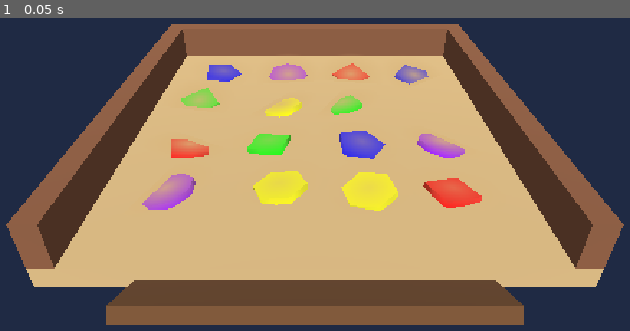
Above: before the commit, frame 1.
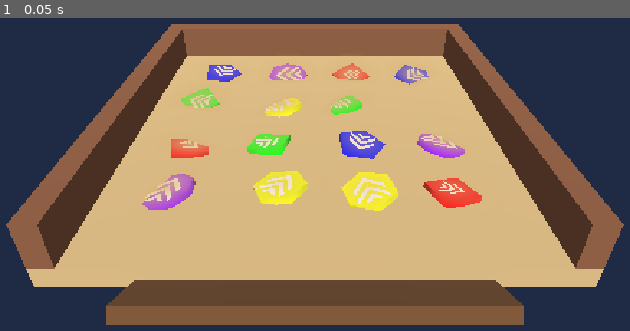
Above: after the commit, the same moment.

Repository: Sivush/DesertProject
Game: Godot game, scene res://1stScene.tscn
The game is run twice, just before and just after one commit, with the same random seed, the same clock (stepped at 60 frames per second) and the same inputs.
Inputs:
- Up to frame 1 (0.05 s): no input

The runs differ from the first frame. In frame 1, 1.1% of the frame differs, in the area x 23-74%, y 15-60%.

Commit message:
П

Diff:
--- a/main.gd
+++ b/main.gd
@@ -1,74 +1,125 @@
 extends Node3D
-
-const ITEM_SCENE = preload("res://Item.tscn")
-const ITEM_COUNT = 15
-const COLORS = [Color.RED, Color.GREEN, Color.BLUE, Color.YELLOW, Color.PURPLE]
-const DIG_HEIGHTS = [0.33, 0.28, 0.24]
-const DIG_TILTS = [0, 10, 15]
-const SEGMENTS = [3, 4, 5, 6, 8]
-
-const COVER_ALPHA = [0.0, 0.5, 0.85]
-
-@onready var shelf = $Shelf
-@onready var result_label = $UI/ResultLabel
-
-var items_left = ITEM_COUNT
-var game_over = false
+## Главный скрипт игры.
+## Создаёт плитки на поле, обрабатывает клики мыши и следит за победой и проигрышем.
+
+
+# ---------- НАСТРОЙКИ (числа можно менять здесь) ----------
+
+const ITEM_SCENE = preload("res://Item.tscn")  # шаблон одной плитки (сцена Item.tscn)
+const ITEM_COUNT = 15  # сколько плиток на уровне (должно делиться на 3 и на число типов)
+const COLORS = [Color.RED, Color.GREEN, Color.BLUE, Color.YELLOW, Color.PURPLE]  # цвет каждого типа
+const SEGMENTS = [3, 4, 5, 6, 8]  # число углов у формы каждого типа (3 = треугольник, 4 = ромб...)
+
+# Копание. Индекс в списках = сколько копаний осталось у плитки (0, 1 или 2).
+const DIG_HEIGHTS = [0.33, 0.28, 0.24]  # высота плитки: чем глубже, тем ниже в песке
+const DIG_TILTS = [0, 10, 15]  # наклон плитки в градусах: чем глубже, тем больше наклон
+const COVER_ALPHA = [0.0, 0.5, 0.85]  # плотность пыли сверху: 0 = пыли нет, 1 = полностью закрыто
+
+# Стрелка-указатель на плитке
+const ARROW_TEXTURE = preload("res://items/arrow_white.png")  # картинка стрелки
+const ARROW_SIZES = [0.7, 0.85, 0.95, 1.05, 1.15]  # размер стрелки для каждого типа (по форме плитки)
+
+
+# ---------- ССЫЛКИ НА УЗЛЫ СЦЕНЫ ----------
+
+@onready var shelf = $Shelf  # полка, на которую летят плитки (скрипт shelf.gd)
+@onready var result_label = $UI/ResultLabel  # надпись «Победа!» / «Вы проиграли»
+
+
+# ---------- СОСТОЯНИЕ ИГРЫ ----------
+
+var items_left = ITEM_COUNT  # сколько плиток ещё не собрано
+var game_over = false  # true, когда игра закончилась (победа или проигрыш)
+
+
+# ---------- СТАРТ УРОВНЯ ----------
 
 func _ready():
+	# Подписываемся на сигналы полки: когда она заполнилась и когда собралась тройка
 	shelf.shelf_full.connect(_on_shelf_full)
 	shelf.triple_removed.connect(_on_triple_removed)
 
+	# Делим поле на сетку 4x4 и перемешиваем клетки, чтобы плитки не лежали друг на друге
 	var cells = []
 	for gx in 4:
 		for gz in 4:
 			cells.append(Vector2(-3 + gx * 2, -3 + gz * 2))
 	cells.shuffle()
 
+	# Создаём плитки одну за другой
 	for i in ITEM_COUNT:
 		var item = ITEM_SCENE.instantiate()
 
+		# Тип плитки (0..4): определяет цвет, форму и размер стрелки. Типы идут по кругу,
+		# поэтому каждого типа ровно по 3 штуки (15 плиток / 5 типов)
 		var type = i % COLORS.size()
 		item.set_meta("type", type)
 
+		# Красим плитку и задаём ей форму
 		var material = StandardMaterial3D.new()
 		material.albedo_color = COLORS[type]
 		item.get_node("MeshInstance3D").material_override = material
 		item.get_node("MeshInstance3D").mesh = make_shape(type)
 
+		# Сколько копаний нужно плитке (1 или 2). Запоминаем в метаданных плитки
 		var digs = 1 + randi() % 2
 		item.set_meta("digs", digs)
+
+		# Плитка лежит неподвижно (без физики), пока её не отправят на полку
 		item.freeze = true
+
+		# Ставим плитку в свою клетку со случайным сдвигом, глубиной и поворотом
 		var cell = cells[i]
 		item.position = Vector3(cell.x + randf_range(-0.3, 0.3), DIG_HEIGHTS[digs], cell.y + randf_range(-0.3, 0.3))
 		item.rotation_degrees = Vector3(0, randf_range(0, 360), DIG_TILTS[digs])
+
+		# Стрелка: плоская картинка чуть выше плитки
+		var arrow = MeshInstance3D.new()
+		arrow.name = "Arrow"  # имя нужно, чтобы найти её потом (shelf.gd уменьшает её на полке)
+		arrow.mesh = make_arrow(type)
+		arrow.position = Vector3(0, 0.09, 0)
+		item.add_child(arrow)
+
+		# Пыль: полупрозрачное пятно ещё выше стрелки, оно закрывает плитку и стрелку
 		var cover = MeshInstance3D.new()
-		cover.name = "Cover"
+		cover.name = "Cover"  # имя нужно, чтобы найти пыль при копании (функция dig)
 		cover.mesh = make_cover(COVER_ALPHA[digs])
 		cover.position = Vector3(0, 0.12, 0)
 		item.add_child(cover)
 
 		add_child(item)
 
+
+# ---------- ПОБЕДА И ПРОИГРЫШ ----------
+
+# Полка убрала тройку одинаковых плиток
 func _on_triple_removed():
 	items_left -= 3
 	if items_left <= 0:
 		end_game("Победа!")
 
+# Полка заполнилась, а тройки не собрались
 func _on_shelf_full():
 	end_game("Вы проиграли")
 
+# Заканчиваем игру и показываем надпись
 func end_game(text):
 	game_over = true
 	result_label.text = text + "\nНажми, чтобы начать заново"
 	result_label.show()
 
+
+# ---------- КЛИКИ МЫШИ ----------
+
 func _input(event):
+	# Реагируем только на нажатие левой кнопки мыши
 	if event is InputEventMouseButton and event.pressed and event.button_index == MOUSE_BUTTON_LEFT:
+		# Если игра закончилась, любой клик начинает её заново
 		if game_over:
 			get_tree().reload_current_scene()
 			return
 
+		# Пускаем луч от камеры через точку клика и смотрим, во что он попал
 		var camera = $Camera3D
 		var from = camera.project_ray_origin(event.position)
 		var to = from + camera.project_ray_normal(event.position) * 100
@@ -76,23 +127,38 @@
 		var result = get_world_3d().direct_space_state.intersect_ray(query)
 		if result:
 			var item = result.collider
+			# Нас интересуют только плитки, которые ещё не на полке (и полка сейчас не занята анимацией)
 			if item is RigidBody3D and not shelf.has_item(item) and not shelf.busy:
 				if item.get_meta("digs") > 0:
-					dig(item)
+					dig(item)  # плитка ещё в песке: копаем
 				elif not shelf.is_full():
-					shelf.add_item(item)
-
+					shelf.add_item(item)  # плитка откопана: отправляем на полку
+
+
+# ---------- КОПАНИЕ ----------
+
+# Одно копание: плитка поднимается, выпрямляется, а пыль над ней редеет
 func dig(item):
+	# Облачко песчинок в месте плитки
 	spawn_dust(Vector3(item.global_position.x, 0.3, item.global_position.z))
+
+	# Уменьшаем счётчик копаний
 	var digs = item.get_meta("digs") - 1
 	item.set_meta("digs", digs)
+
+	# Плавная анимация (0.25 секунды): все изменения идут одновременно
 	var tween = create_tween()
 	tween.set_parallel(true)
-	tween.tween_property(item, "position:y", DIG_HEIGHTS[digs], 0.25)
-	tween.tween_property(item, "rotation_degrees:z", DIG_TILTS[digs], 0.25)
+	tween.tween_property(item, "position:y", DIG_HEIGHTS[digs], 0.25)  # плитка поднимается
+	tween.tween_property(item, "rotation_degrees:z", DIG_TILTS[digs], 0.25)  # плитка выпрямляется
 	var cover = item.get_node("Cover")
-	tween.tween_property(cover.mesh.material, "albedo_color:a", COVER_ALPHA[digs], 0.25)
-
+	tween.tween_property(cover.mesh.material, "albedo_color:a", COVER_ALPHA[digs], 0.25)  # пыль редеет
+
+
+# ---------- ПОСТРОЕНИЕ ВНЕШНЕГО ВИДА ----------
+
+# Форма плитки: очень тонкий цилиндр с малым числом граней.
+# 3 грани = треугольник, 4 = ромб, 5 = пятиугольник и так далее
 func make_shape(type):
 	var mesh = CylinderMesh.new()
 	mesh.height = 0.15
@@ -102,9 +168,11 @@
 	return mesh
 
 
+# Облачко пыли при копании: песчинки разлетаются вверх и падают
 func spawn_dust(pos):
 	var dust = CPUParticles3D.new()
 
+	# Одна песчинка: крошечная светлая сфера без теней
 	var mesh = SphereMesh.new()
 	mesh.radius = 0.04
 	mesh.height = 0.08
@@ -114,44 +182,69 @@
 	mesh.material = material
 	dust.mesh = mesh
 
-	dust.emitting = false
-	dust.amount = 30
-	dust.lifetime = 0.7
-	dust.one_shot = true
-	dust.explosiveness = 1.0
-	dust.direction = Vector3(0, 1, 0)
-	dust.spread = 60
-	dust.initial_velocity_min = 1.5
+	# Поведение частиц
+	dust.emitting = false  # пока выключено, чтобы сначала поставить на место
+	dust.amount = 30  # сколько песчинок
+	dust.lifetime = 0.7  # сколько секунд живёт каждая
+	dust.one_shot = true  # один взрыв, а не непрерывный поток
+	dust.explosiveness = 1.0  # все песчинки вылетают разом
+	dust.direction = Vector3(0, 1, 0)  # летят вверх
+	dust.spread = 60  # разброс в стороны (градусы)
+	dust.initial_velocity_min = 1.5  # скорость вылета (от и до)
 	dust.initial_velocity_max = 3.0
-	dust.gravity = Vector3(0, -8, 0)
-	dust.scale_amount_min = 0.6
+	dust.gravity = Vector3(0, -8, 0)  # падают вниз
+	dust.scale_amount_min = 0.6  # случайный размер песчинок
 	dust.scale_amount_max = 1.4
 
+	# Ставим в нужное место и запускаем
 	add_child(dust)
 	dust.global_position = pos
 	dust.emitting = true
+
+	# Через секунду убираем узел, чтобы не копился мусор
 	get_tree().create_timer(1.0).timeout.connect(dust.queue_free)
 
 
+# Слой пыли над плиткой: плоский квадрат с мягким круглым пятном (в центре плотно, к краям прозрачно).
+# alpha: общая плотность пыли (0 = нет пыли, 1 = полностью закрыто)
 func make_cover(alpha):
+	# Градиент от цвета песка (центр) к прозрачному (край)
 	var gradient = Gradient.new()
 	gradient.set_color(0, Color(0.85, 0.71, 0.48, 1.0))
 	gradient.set_color(1, Color(0.85, 0.71, 0.48, 0.0))
 
+	# Из градиента делаем круглую картинку
 	var tex = GradientTexture2D.new()
 	tex.gradient = gradient
 	tex.fill = GradientTexture2D.FILL_RADIAL
 	tex.fill_from = Vector2(0.5, 0.5)
 	tex.fill_to = Vector2(1.0, 0.5)
 
+	# Материал: картинка с прозрачностью, без теней
 	var material = StandardMaterial3D.new()
 	material.albedo_texture = tex
 	material.albedo_color = Color(1, 1, 1, alpha)
 	material.transparency = BaseMaterial3D.TRANSPARENCY_ALPHA
 	material.shading_mode = BaseMaterial3D.SHADING_MODE_UNSHADED
 
+	# Плоский квадрат, лежащий горизонтально
 	var mesh = QuadMesh.new()
 	mesh.size = Vector2(2.2, 2.2)
 	mesh.orientation = PlaneMesh.FACE_Y
 	mesh.material = material
 	return mesh
+
+
+# Стрелка на плитке: плоский квадрат с белой картинкой стрелки.
+# Размер зависит от типа, чтобы стрелка помещалась на мелких плитках
+func make_arrow(type):
+	var material = StandardMaterial3D.new()
+	material.albedo_texture = ARROW_TEXTURE
+	material.transparency = BaseMaterial3D.TRANSPARENCY_ALPHA
+	material.shading_mode = BaseMaterial3D.SHADING_MODE_UNSHADED
+
+	var mesh = QuadMesh.new()
+	mesh.size = Vector2(ARROW_SIZES[type], ARROW_SIZES[type])
+	mesh.orientation = PlaneMesh.FACE_Y
+	mesh.material = material
+	return mesh
--- a/shelf.gd
+++ b/shelf.gd
@@ -1,62 +1,102 @@
 extends Node3D
+## Полка: хранит собранные плитки, раскладывает их по слотам и убирает тройки одинаковых.
 
-signal shelf_full
-signal triple_removed
 
-const SLOT_COUNT = 7
+# ---------- СИГНАЛЫ (сообщения для main.gd) ----------
 
-const SLOT_SPACING = 0.55
-const SLOT_Y = -1.7
-const SLOT_DEPTH = -5.0
+signal shelf_full  # полка заполнилась
+signal triple_removed  # собралась и убралась тройка одинаковых плиток
 
-var items = []
-var busy = false
 
+# ---------- НАСТРОЙКИ ----------
+
+const SLOT_COUNT = 7  # сколько слотов на полке
+const SLOT_SPACING = 0.55  # расстояние между слотами
+const SLOT_Y = -1.7  # высота слотов относительно камеры (минус = ниже центра экрана)
+const SLOT_DEPTH = -5.0  # расстояние от камеры до полки (минус = вперёд от камеры)
+
+
+# ---------- СОСТОЯНИЕ ----------
+
+var items = []  # плитки на полке по порядку слева направо
+var busy = false  # true, пока идёт анимация (в это время клики по плиткам игнорируются)
+
+
+# ---------- ПРОСТЫЕ ПРОВЕРКИ ----------
+
+# Полка полностью занята?
 func is_full():
 	return items.size() >= SLOT_COUNT
 
+# Эта плитка уже на полке?
 func has_item(item):
 	return items.has(item)
 
+
+# ---------- ПОЗИЦИЯ СЛОТА ----------
+
+# Где в мире находится слот с номером index.
+# Слоты привязаны к камере, поэтому полка всегда на одном месте экрана
 func slot_position(index):
 	var camera = get_viewport().get_camera_3d()
 	var local_pos = Vector3((index - 3) * SLOT_SPACING, SLOT_Y, SLOT_DEPTH)
 	return camera.global_transform * local_pos
 
+
+# ---------- ДОБАВЛЕНИЕ ПЛИТКИ ----------
+
 func add_item(item):
 	busy = true
 
+	# Ищем место: если на полке уже есть плитки такого же типа, ставим новую рядом с ними
 	var insert_at = items.size()
 	for i in items.size():
 		if items[i].get_meta("type") == item.get_meta("type"):
 			insert_at = i + 1
 	items.insert(insert_at, item)
 
+	# Отключаем физику и клики по плитке, пока она на полке
 	item.freeze = true
 	item.get_node("CollisionShape3D").set_deferred("disabled", true)
 
+	# Раскладываем плитки по слотам и ждём окончания анимации
 	arrange()
 	await get_tree().create_timer(0.5).timeout
+
+	# Убираем тройки, если они собрались
 	remove_matches()
 	busy = false
 
+	# Если после этого полка всё ещё полная, игра проиграна
 	if is_full():
 		shelf_full.emit()
 
+
+# ---------- РАСКЛАДКА ----------
+
+# Плавно переносит все плитки в их слоты и уменьшает до размера слота
 func arrange():
 	for i in items.size():
 		var item = items[i]
 		var tween = create_tween()
 		tween.set_parallel(true)
-		tween.tween_property(item, "global_position", slot_position(i), 0.4)
+		tween.tween_property(item, "global_position", slot_position(i), 0.4)  # летит в слот
+		# Уменьшаем плитку и стрелку (они отдельные узлы, поэтому каждую отдельно)
 		tween.tween_property(item.get_node("MeshInstance3D"), "scale", Vector3(0.4, 0.4, 0.4), 0.4)
+		tween.tween_property(item.get_node("Arrow"), "scale", Vector3(0.4, 0.4, 0.4), 0.4)
 
+
+# ---------- ТРОЙКИ ----------
+
+# Убирает с полки любые три одинаковых плитки
 func remove_matches():
+	# Считаем, сколько плиток каждого типа лежит на полке
 	var counts = {}
 	for item in items:
 		var type = item.get_meta("type")
 		counts[type] = counts.get(type, 0) + 1
 
+	# Если какого-то типа три или больше, удаляем три плитки этого типа
 	for type in counts:
 		if counts[type] >= 3:
 			var removed = 0
@@ -65,6 +105,7 @@
 					items.erase(item)
 					item.queue_free()
 					removed += 1
-			triple_removed.emit()
+			triple_removed.emit()  # сообщаем main.gd, что тройка собрана
 
+	# Сдвигаем оставшиеся плитки, чтобы закрыть пустые места
 	arrange()
Binary file added: items/arrow_white.png
Not shown, added: items/arrow_white.png.import
